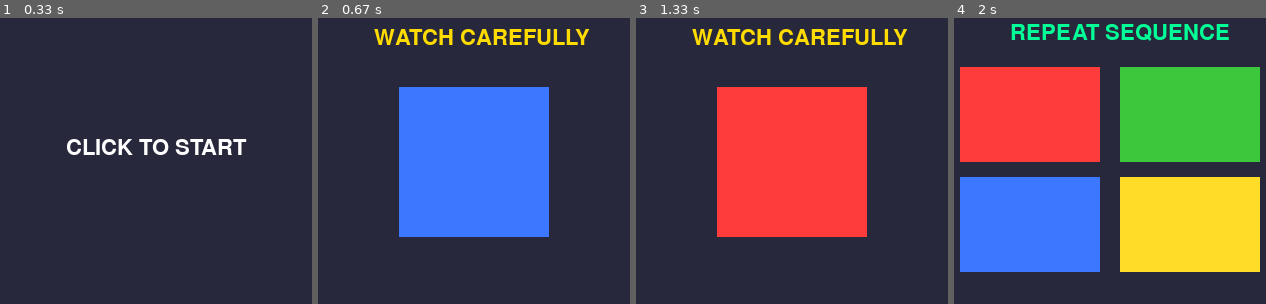
Above: before the commit, frames 1-4 (left to right).
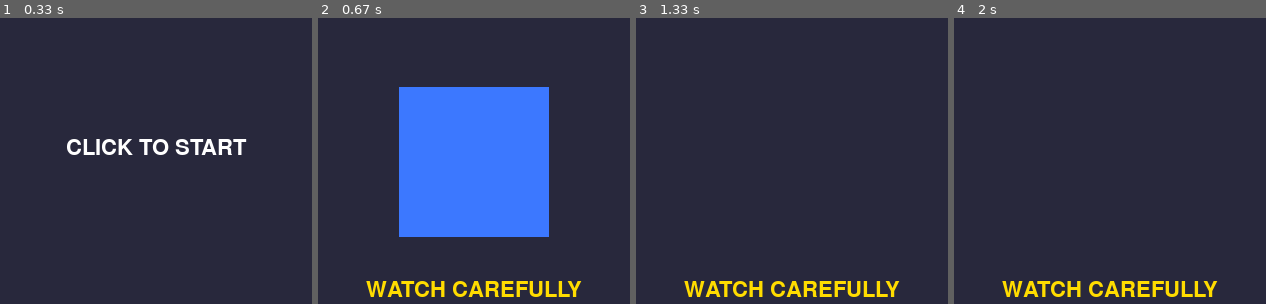
Above: after the commit, the same moments.

Repository: HenryYannis/xiaobao-pygame
Game: pygame game, started from 17-颜色记忆大师/颜色记忆大师_第3节课_玩家点击与比对.py
The game is run twice, just before and just after one commit, with the same random seed, the same clock (stepped at 60 frames per second) and the same inputs.
Inputs (mouse positions are in pixels of both pictures, inside the frame that each line leads up to):
- Up to frame 1 (0.33 s): no input
- Up to frame 2 (0.67 s): click (474, 158) at 0.38 s
- Up to frame 3 (1.33 s): no input
- Up to frame 4 (2 s): no input

Frame 1 is identical in both runs. In frame 2, 4.0% of the frame differs, in the area x 15-87%, y 3-98%; in frame 3, 29%; in frame 4, 64%, in the area x 1-99%, y 2-98%.

Commit message:
颜色记忆大师：演示加熄灭间隔、提示移到底部、点击判定与绘制共用 Rect、只响应左键

Diff:
--- a/17-颜色记忆大师/颜色记忆大师_第3节课_玩家点击与比对.py
+++ b/17-颜色记忆大师/颜色记忆大师_第3节课_玩家点击与比对.py
@@ -17,7 +17,11 @@
 记忆序列 = []
 玩家序列 = []                                          # 新增变量：记录玩家点击的序列
 演示索引 = 0
+亮灯中 = True                                         # 演示时当前颜色是亮着还是处于熄灭间隔，相同颜色连续出现时也能分清
 下次切换时间 = 0
+按钮列表 = []                                         # 新增变量：4个色块按钮的矩形，绘制和点击判定共用同一组，保证点到哪就是哪
+for 编号 in range(4):
+    按钮列表.append(pygame.Rect(50 + (编号 % 2) * 160, 60 + (编号 // 2) * 110, 140, 95))  # 新增代码：按编号换算出左右两列、上下两行的位置
 运行中 = True
 
 while 运行中:
@@ -26,19 +30,20 @@
     for 事件 in pygame.event.get():
         if 事件.type == pygame.QUIT:
             运行中 = False
-        if 事件.type == pygame.MOUSEBUTTONDOWN:
+        if 事件.type == pygame.MOUSEBUTTONDOWN and 事件.button == 1:  # 只响应鼠标左键，滚轮和右键不算点击
             if 游戏状态 == "准备":
                 记忆序列 = [random.randint(0, 3), random.randint(0, 3)]
                 玩家序列 = []
                 演示索引 = 0
                 下次切换时间 = 当前时间 + 800
+                亮灯中 = True
                 游戏状态 = "演示"
             elif 游戏状态 == "答题":                   # 新增代码：监听答题状态下的象限点击
-                鼠标x, 鼠标y = pygame.mouse.get_pos()
-                if 50 <= 鼠标x <= 350 and 50 <= 鼠标y <= 275:
-                    列 = 0 if 鼠标x < 200 else 1
-                    行 = 0 if 鼠标y < 162 else 1
-                    选号 = 行 * 2 + 列
+                选号 = -1                             # 新增代码：先假设没点中任何色块
+                for 编号 in range(4):
+                    if 按钮列表[编号].collidepoint(事件.pos):  # 新增代码：collidepoint 判断事件自带的点击坐标是否落在这个矩形里
+                        选号 = 编号
+                if 选号 != -1:                        # 新增代码：点中了某个色块才记录，点到空隙不算
                     玩家序列.append(选号)              # 新增代码：追加点击记录
 
                     if len(玩家序列) == len(记忆序列): # 新增代码：全部选完后比对
@@ -54,24 +59,27 @@
         窗口.blit(提示画面, (110, 130))
     elif 游戏状态 == "演示":
         if 当前时间 > 下次切换时间:
-            演示索引 += 1
-            下次切换时间 = 当前时间 + 600
-            if 演示索引 >= len(记忆序列):
-                游戏状态 = "答题"                     # 新增代码：演示完毕无缝进入答题状态
+            if 亮灯中:                                # 亮够时间了：先熄灭150毫秒，形成明显的间隔
+                亮灯中 = False
+                下次切换时间 = 当前时间 + 150
+            else:                                     # 熄灭间隔结束：切到下一个颜色并亮500毫秒
+                演示索引 += 1
+                亮灯中 = True
+                下次切换时间 = 当前时间 + 500
+                if 演示索引 >= len(记忆序列):
+                    游戏状态 = "答题"                 # 新增代码：演示完毕无缝进入答题状态
 
         提示画面 = 字体.render("WATCH CAREFULLY", True, (255, 220, 0))
-        窗口.blit(提示画面, (100, 20))
-        if 演示索引 < len(记忆序列):
+        窗口.blit(提示画面, 提示画面.get_rect(center=(200, 283)))  # 提示放到底部居中，不再和左上角分数重叠
+        if 亮灯中 and 演示索引 < len(记忆序列):       # 只在亮灯阶段画出颜色，熄灭阶段画面留空
             当前色 = 四色列表[记忆序列[演示索引]]
             pygame.draw.rect(窗口, 当前色, (125, 80, 150, 150))
 
     elif 游戏状态 == "答题":                           # 新增代码：答题阶段渲染4个选择色块
         提示画面 = 字体.render("REPEAT SEQUENCE", True, (0, 255, 150))
-        窗口.blit(提示画面, (100, 15))
-        for 编号 in range(4):
-            横 = 50 + (编号 % 2) * 160
-            纵 = 60 + (编号 // 2) * 110
-            pygame.draw.rect(窗口, 四色列表[编号], (横, 纵, 140, 95))
+        窗口.blit(提示画面, 提示画面.get_rect(center=(200, 283)))  # 提示放到底部居中，不再和左上角分数重叠
+        for 编号 in range(4):                         # 绘制四色可点击按钮
+            pygame.draw.rect(窗口, 四色列表[编号], 按钮列表[编号])  # 新增代码：直接用按钮矩形绘制，和点击判定完全一致
 
     pygame.display.flip()                              # 双缓冲刷新：将新绘制的画面一次性呈现到屏幕
     时钟.tick(60)                                      # 锁定帧率：稳定每秒60帧流畅运行
